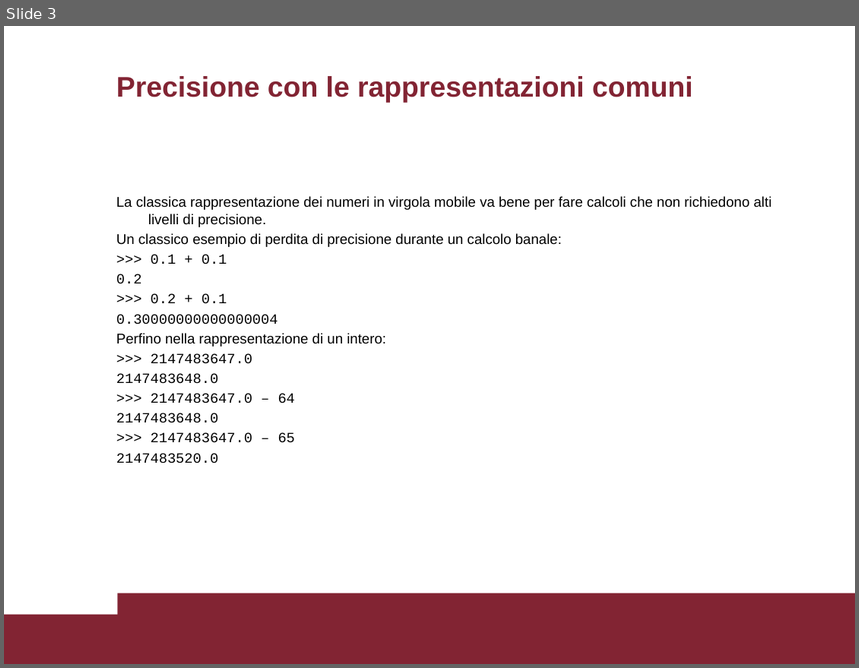
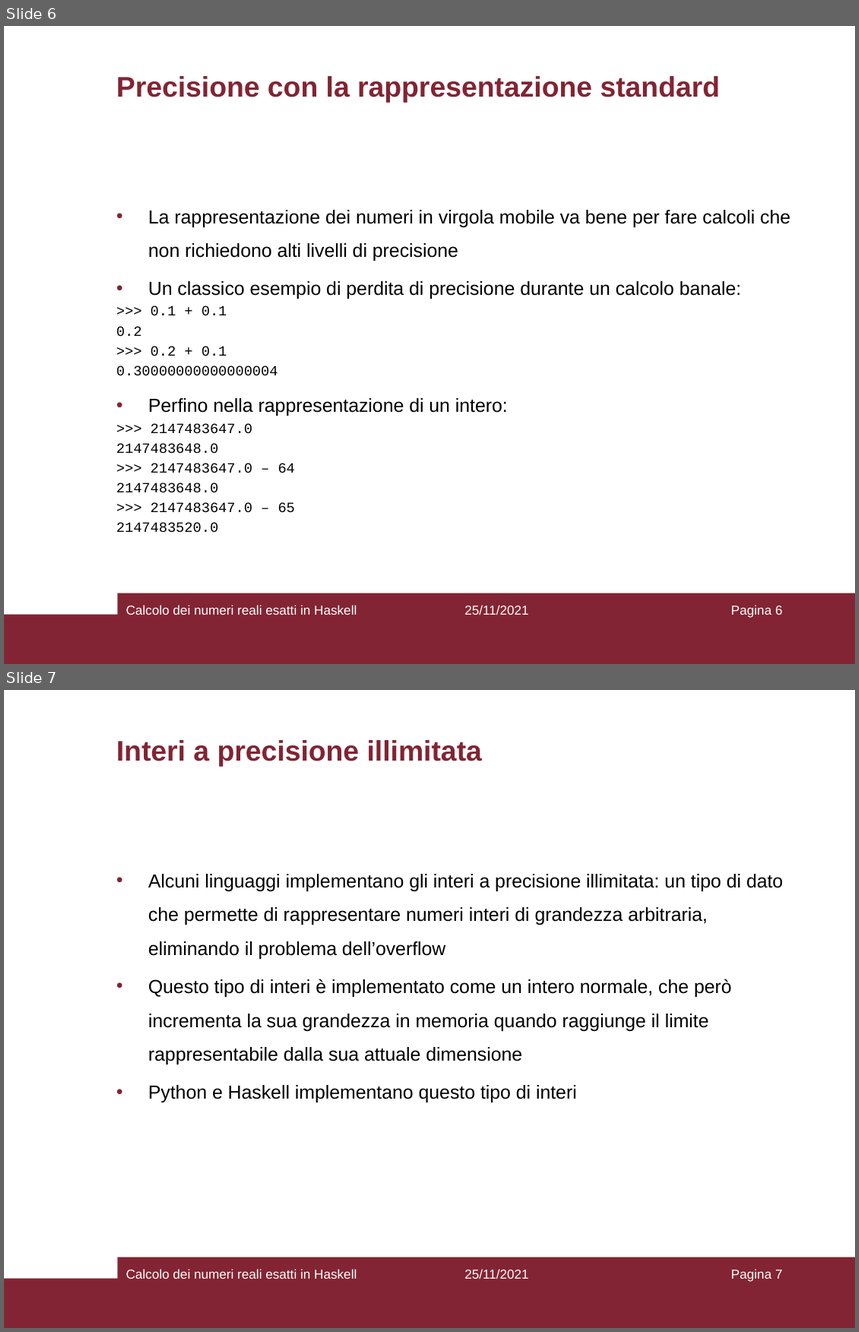
Before and after one commit to Princic-1837592/bachelor-degree-thesis, a slide deck: relazione/presentazione.pptx. Shown one above the other, each under a label of ours: slide 3 before the commit, slides 6 and 7 after it. The pictures are 859x668 and 859x1332 pixels, drawn with LibreOffice and Linux fonts; fonts in the diff are those of the drawing. Boxes give left, top, right and bottom in pixels: in the first picture for what was removed or moved away, otherwise in the second. Text is boxed around its words. In the diff, an @@ line names an element or a change of style, - is before the commit and + after.

```diff
--- a/relazione/presentazione.pptx
+++ b/relazione/presentazione.pptx
@@ slide 7 added at (4, 690, 855, 1328), background #FFFFFF; not listed: 2 template elements that a slide beside it also shows @@
@@ title added at (116, 740, 482, 766), 24 pt, text #822433, bold @@
+Interi a precisione illimitata
@@ text added at (148, 874, 783, 1103), 16 pt, text #000000 @@
+• Alcuni linguaggi implementano gli interi a precisione illimitata: un tipo di dato che permette di rappresentare numeri interi di grandezza arbitraria, eliminando il problema dell’overflow
+• Questo tipo di interi è implementato come un intero normale, che però incrementa la sua grandezza in memoria quando raggiunge il limite rappresentabile dalla sua attuale dimensione
+• Python e Haskell implementano questo tipo di interi
@@ text added at (126, 1269, 357, 1279), 11 pt, text #FFFFFF @@
+Calcolo dei numeri reali esatti in Haskell
@@ text added at (465, 1269, 528, 1279), 11 pt, text #FFFFFF @@
+25/11/2021
@@ page number added at (731, 1269, 783, 1282), 11 pt, text #FFFFFF @@
+Pagina 7
@@ what was slide 3 is now slide 6 @@
@@ slide 6 changed as well @@
@@ title at (116, 76, 721, 102): text changed @@
-Precisione con le rappresentazioni comuni
+Precisione con la rappresentazione standard
@@ text at (148, 210, 791, 261): text changed; size 12 to 16 pt @@
-La classica rappresentazione dei numeri in virgola mobile va bene per fare calcoli che non richiedono alti livelli di precisione.
+• La rappresentazione dei numeri in virgola mobile va bene per fare calcoli che non richiedono alti livelli di precisione
@@ text at (148, 281, 741, 416): size 12 to 16 pt in "Un classico esempio di perdita di precisione ...", "Perfino nella rappresentazione di un intero:"; bullet none to •; line spacing 1 to 1.5 @@
@@ text added at (126, 605, 357, 615), 11 pt, text #FFFFFF @@
+Calcolo dei numeri reali esatti in Haskell
@@ text added at (465, 605, 528, 615), 11 pt, text #FFFFFF @@
+25/11/2021
@@ page number added at (731, 605, 783, 618), 11 pt, text #FFFFFF @@
+Pagina 6
```
Also in this commit, not shown: 5 other slides changed, 7 other slides added, 2 other files.
